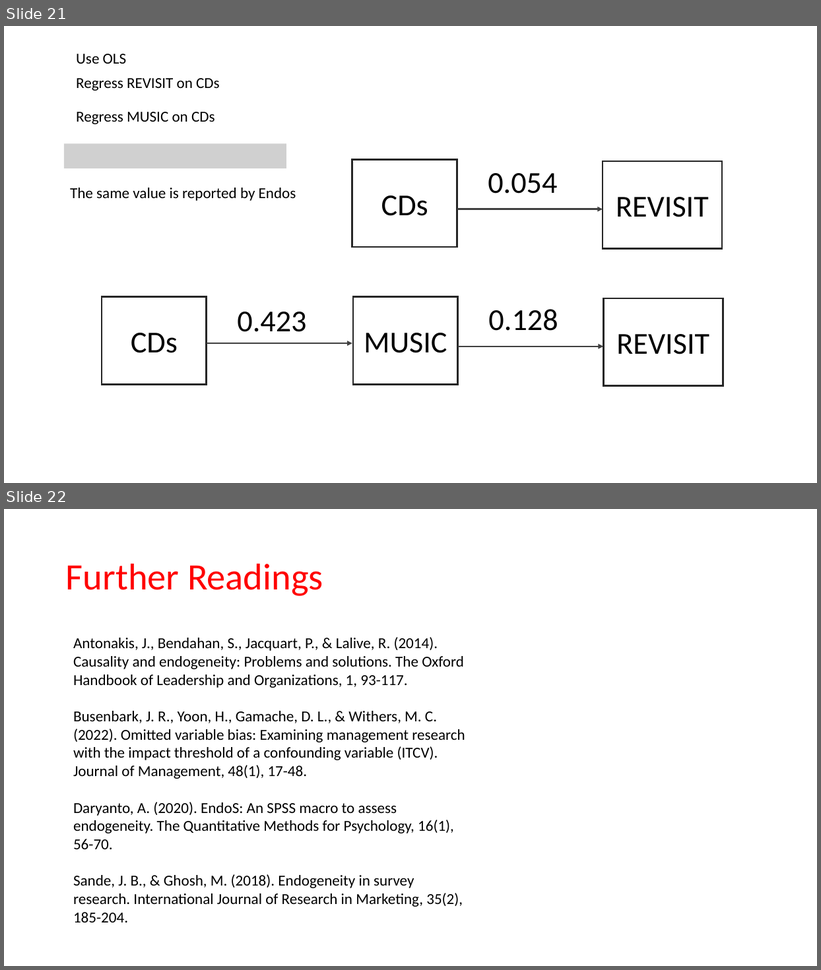
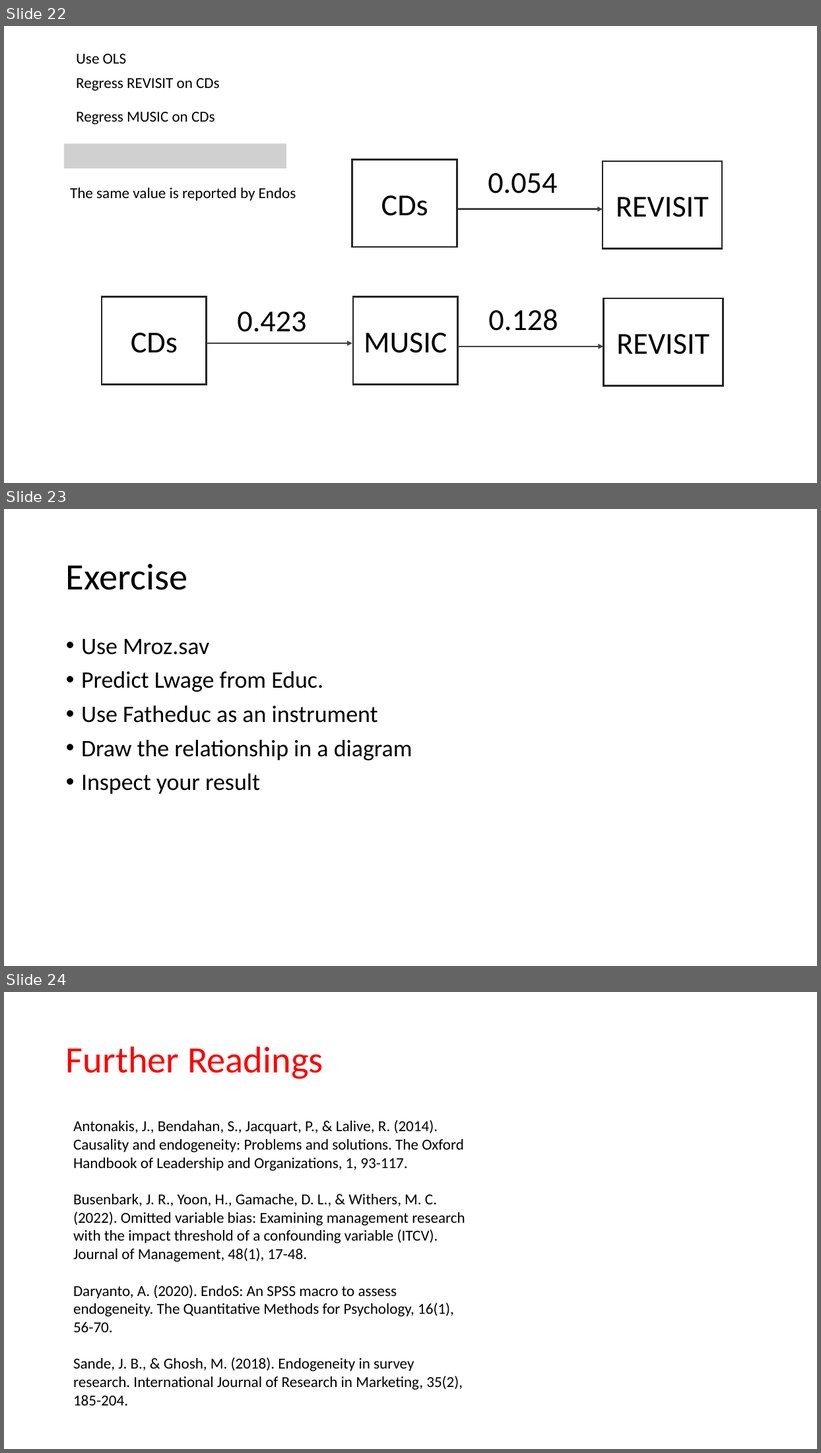
Before and after one commit to ahdar1/FIA, a slide deck: Endogeneity.pptx. Shown one above the other, each under a label of ours: slides 21 and 22 before the commit, slides 22, 23 and 24 after it. The pictures are 821x970 and 821x1453 pixels, drawn with LibreOffice and Linux fonts; fonts in the diff are those of the drawing; grey boxes stand for pictures. Boxes give left, top, right and bottom in pixels: in the first picture for what was removed or moved away, otherwise in the second. Text is boxed around its words. In the diff, an @@ line names an element or a change of style, - is before the commit and + after.

```diff
--- a/Endogeneity.pptx
+++ b/Endogeneity.pptx
@@ slide 23 added at <box>4,509,817,966</box>, background #FFFFFF @@
@@ title added at <box>66,564,187,590</box>, 44 pt, text #000000 @@
+Exercise
@@ text added at <box>81,639,413,794</box>, 28 pt, text #000000 @@
+• Use Mroz.sav
+• Predict Lwage from Educ.
+• Use Fatheduc as an instrument
+• Draw the relationship in a diagram
+• Inspect your result
@@ what was slide 21 is now slide 22 @@
@@ what was slide 22 is now slide 24 @@
```
Also in this commit, not shown: 1 slide changed, 1 other slide added, 1 other file.
